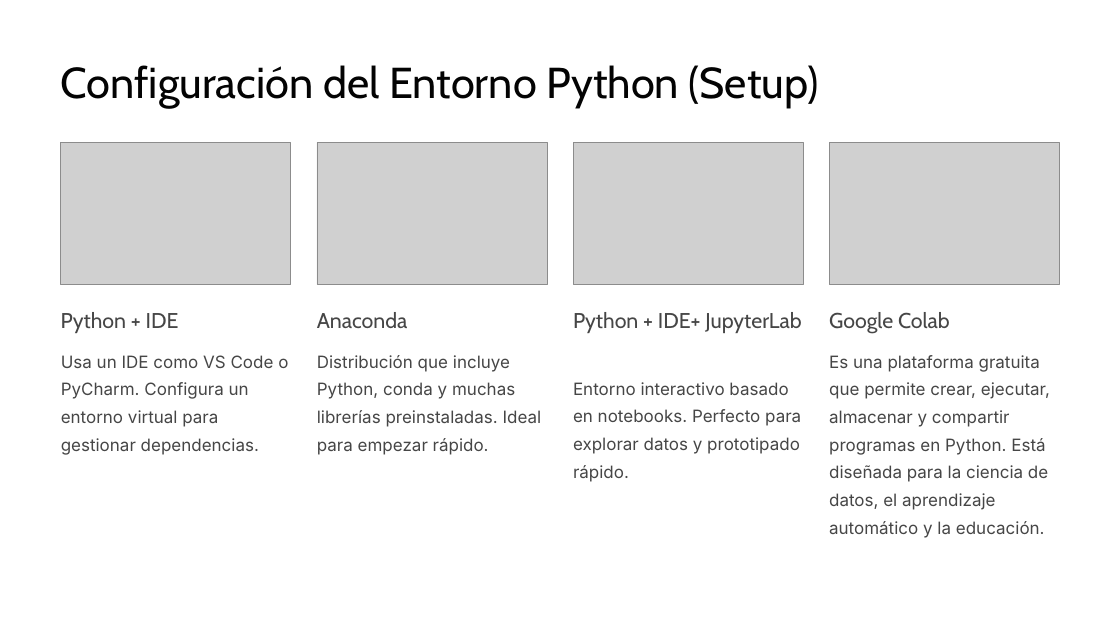
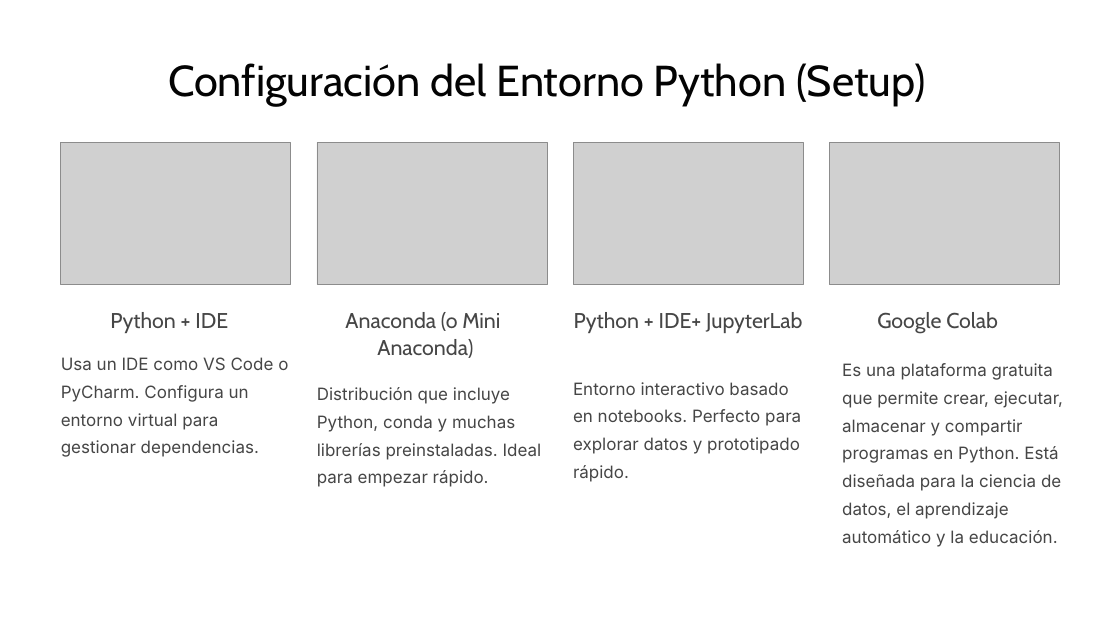
Before and after one commit to CarlosRubenBageta/Curso-Introduccion-a-Python-para-Data-Science, a slide deck: slide 10 of Clase 1/Descubre-Python-Tu-Primer-Paso-en-Programacion.pptx (slide 11 before the commit). Drawn at 1120x630 pixels with LibreOffice and Linux fonts; fonts in the diff are those of the drawing; grey boxes stand for pictures; background and template pictures are left out. Boxes give left, top, right and bottom in pixels: in the first picture for what was removed or moved away, otherwise in the second. Text is boxed around its words. In the diff, an @@ line names an element or a change of style, - is before the commit and + after.

```diff
--- a/Clase 1/Descubre-Python-Tu-Primer-Paso-en-Programacion.pptx
+++ b/Clase 1/Descubre-Python-Tu-Primer-Paso-en-Programacion.pptx
@@ alignment left to centre in 3 elements at [110,312,228,333], [877,312,998,334], [168,63,926,107] @@
@@ text "Configuración del Entorno Python (Setup)": place and size @@
-text "Configuración del Entorno Python (Setup)" at [61,65,819,109]
+text "Configuración del Entorno Python (Setup)" at [168,63,926,107]
@@ text at [345,312,500,358]: text changed @@
-Anaconda
+Anaconda (o Mini
+Anaconda)
@@ text "Usa un IDE como VS ..." rewrapped from [61,355,288,455] to [61,385,259,457] @@
@@ text "Es una plataforma gratuita que ..." rewrapped from [829,382,1050,538] to [842,363,1063,547] @@
@@ text "Distribución que incluye Python, conda ...": place and size @@
-text "Distribución que incluye Python, conda ..." at [317,355,542,455]
+text "Distribución que incluye Python, conda ..." at [317,387,542,487]
```
Also in this commit, not shown: 3 other slides changed, 1 slide removed, 10 other files.
